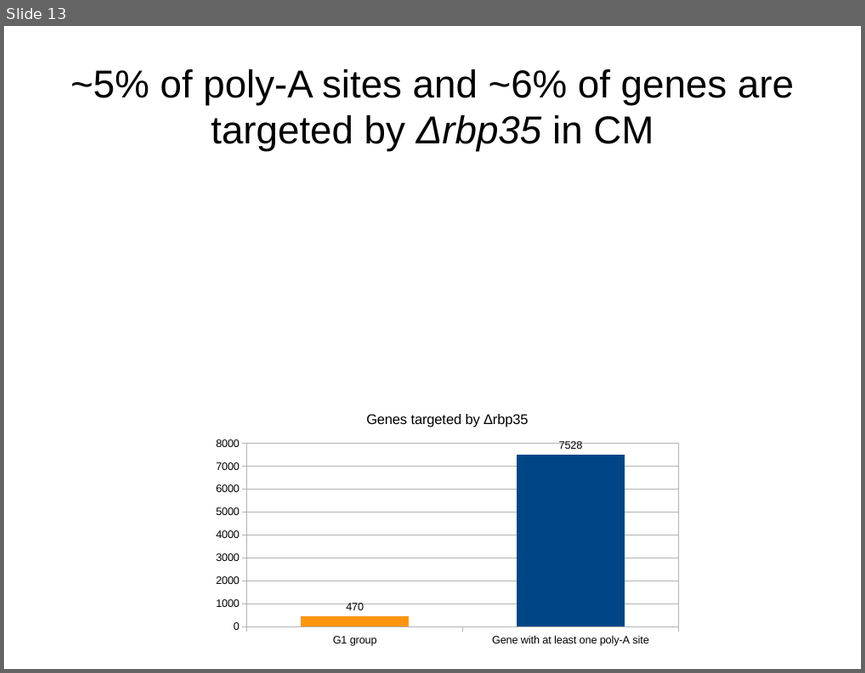
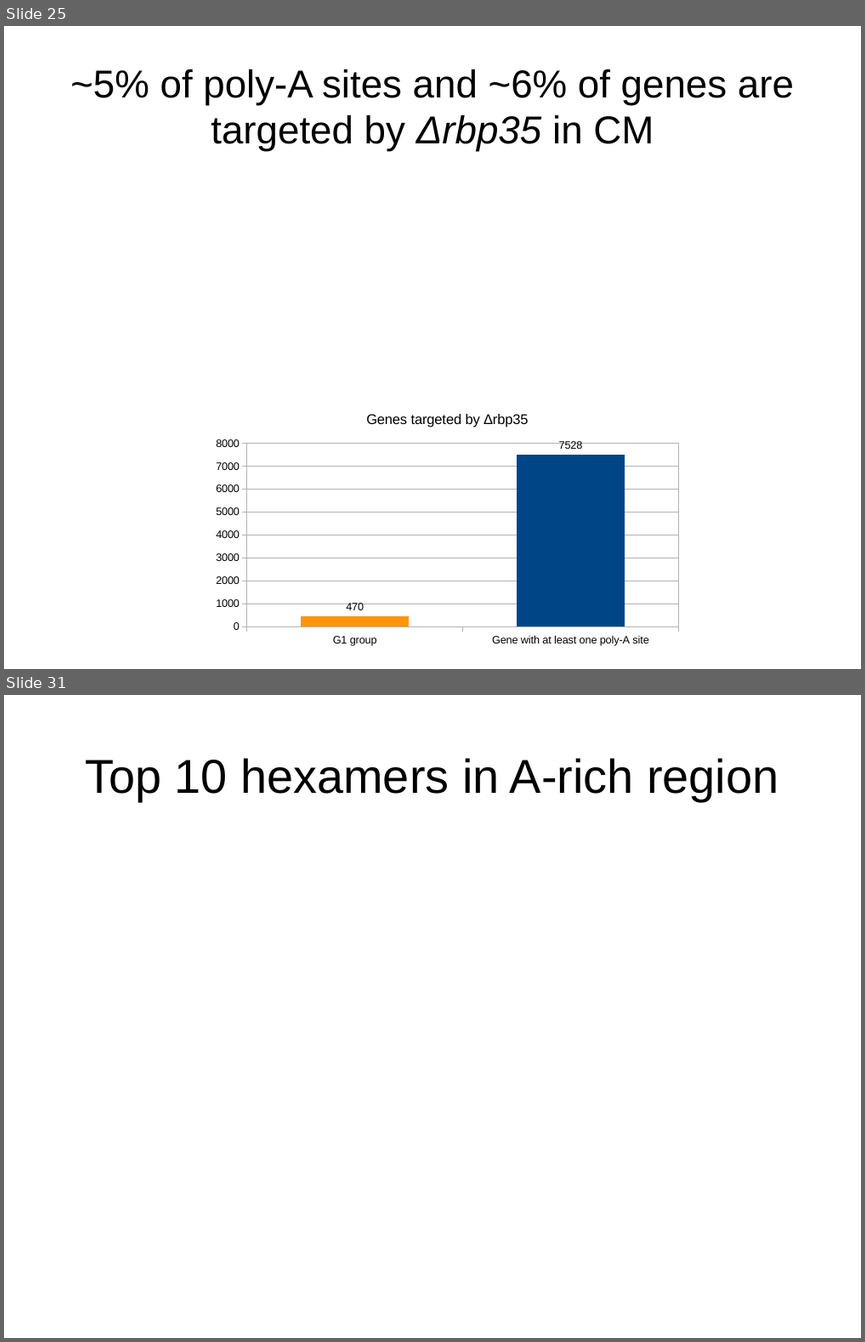
Before and after one commit to wilkinsonlab/m-oryzae-polya, a slide deck: oryzae_data.odp. Shown one above the other, each under a label of ours: slide 13 before the commit, slides 25 and 31 after it; the slides between them are not shown. The pictures are 865x673 and 865x1342 pixels, drawn with LibreOffice and Linux fonts; fonts in the diff are those of the drawing. Boxes give left, top, right and bottom in pixels: in the first picture for what was removed or moved away, otherwise in the second. Text is boxed around its words. In the diff, an @@ line names an element or a change of style, - is before the commit and + after.

```diff
--- a/oryzae_data.odp
+++ b/oryzae_data.odp
@@ slide 31 added at (4,695,861,1338), background #FFFFFF @@
@@ title added at (85,758,778,801), 44 pt, text #000000 @@
+Top 10 hexamers in A-rich region
@@ what was slide 13 is now slide 25 @@
```
Also in this commit, not shown: 15 slides changed, 10 other slides added, 1 slide removed, 2 other files.
